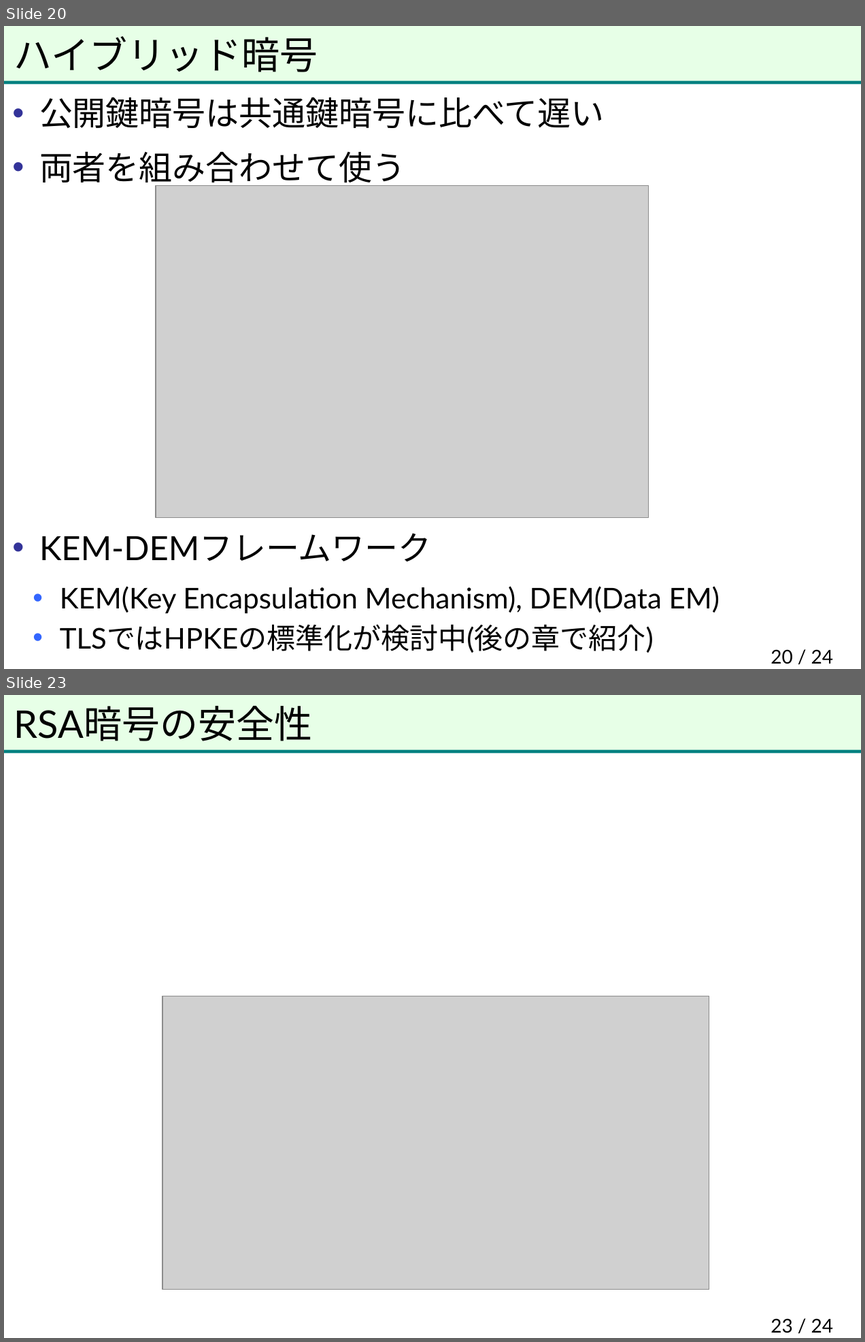
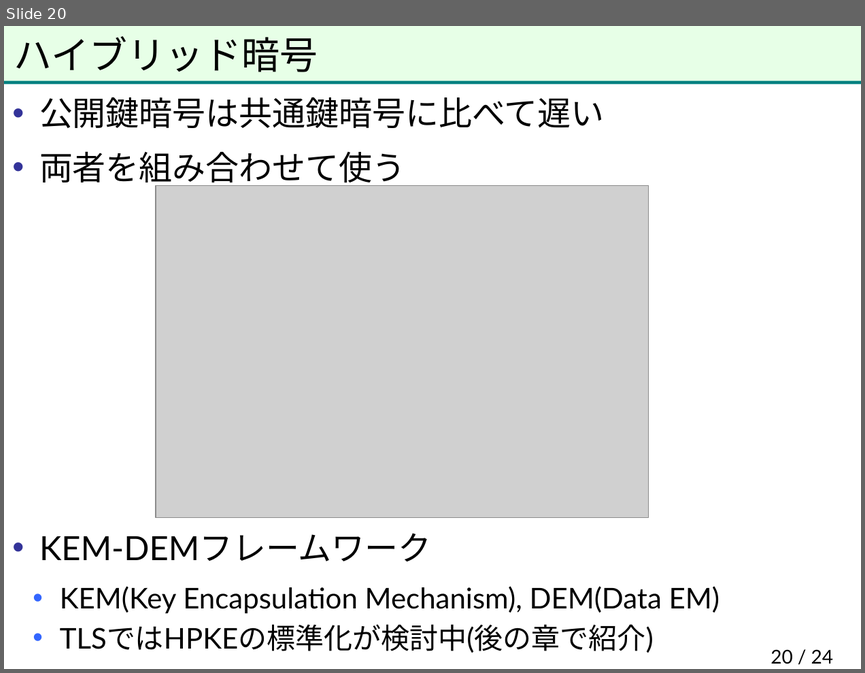
Before and after one commit to herumi/anninbon, a slide deck: lec/anninbon5.pptx. Shown one above the other, each under a label of ours: slides 20 and 23 before the commit, slide 20 after it; the slides between them are not shown. The pictures are 865x1342 and 865x673 pixels, drawn with LibreOffice and Linux fonts; fonts in the diff are those of the drawing; grey boxes stand for pictures; background and template pictures are left out. Boxes give left, top, right and bottom in pixels: in the first picture for what was removed or moved away, otherwise in the second. Text is boxed around its words. In the diff, an @@ line names an element or a change of style, - is before the commit and + after.

```diff
--- a/lec/anninbon5.pptx
+++ b/lec/anninbon5.pptx
@@ slide 23 removed at box(4, 695, 861, 1338), background picture (left out); not listed: 2 template elements that a slide beside it also shows @@
@@ title removed at box(14, 706, 312, 741) @@
-RSA暗号の安全性
@@ picture removed at box(162, 996, 709, 1289) @@
@@ page number removed at box(770, 1318, 833, 1333) @@
-23 / 24
```
Also in this commit, not shown: 1 slide changed, 4 other slides removed, 1 other file.
